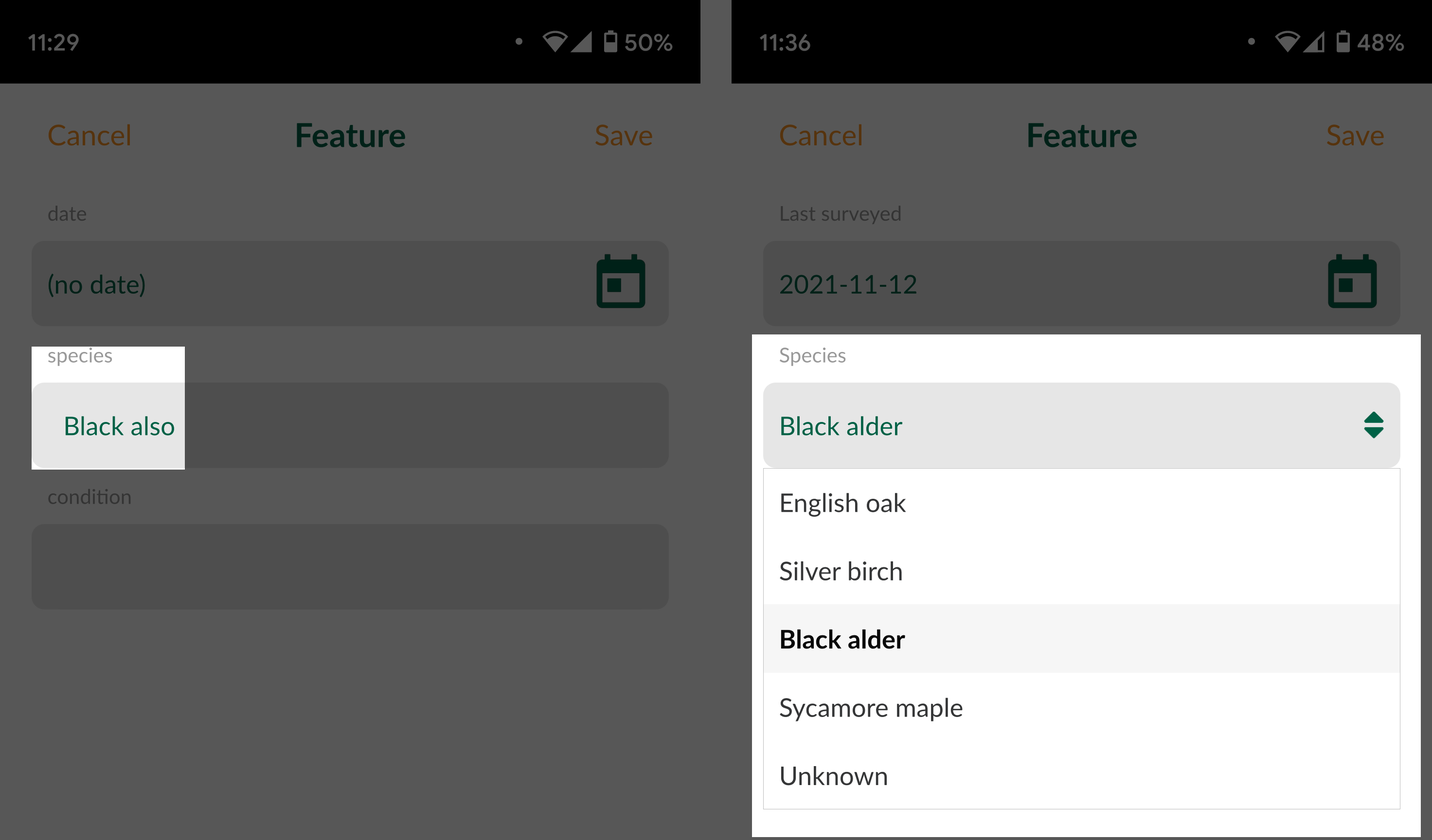
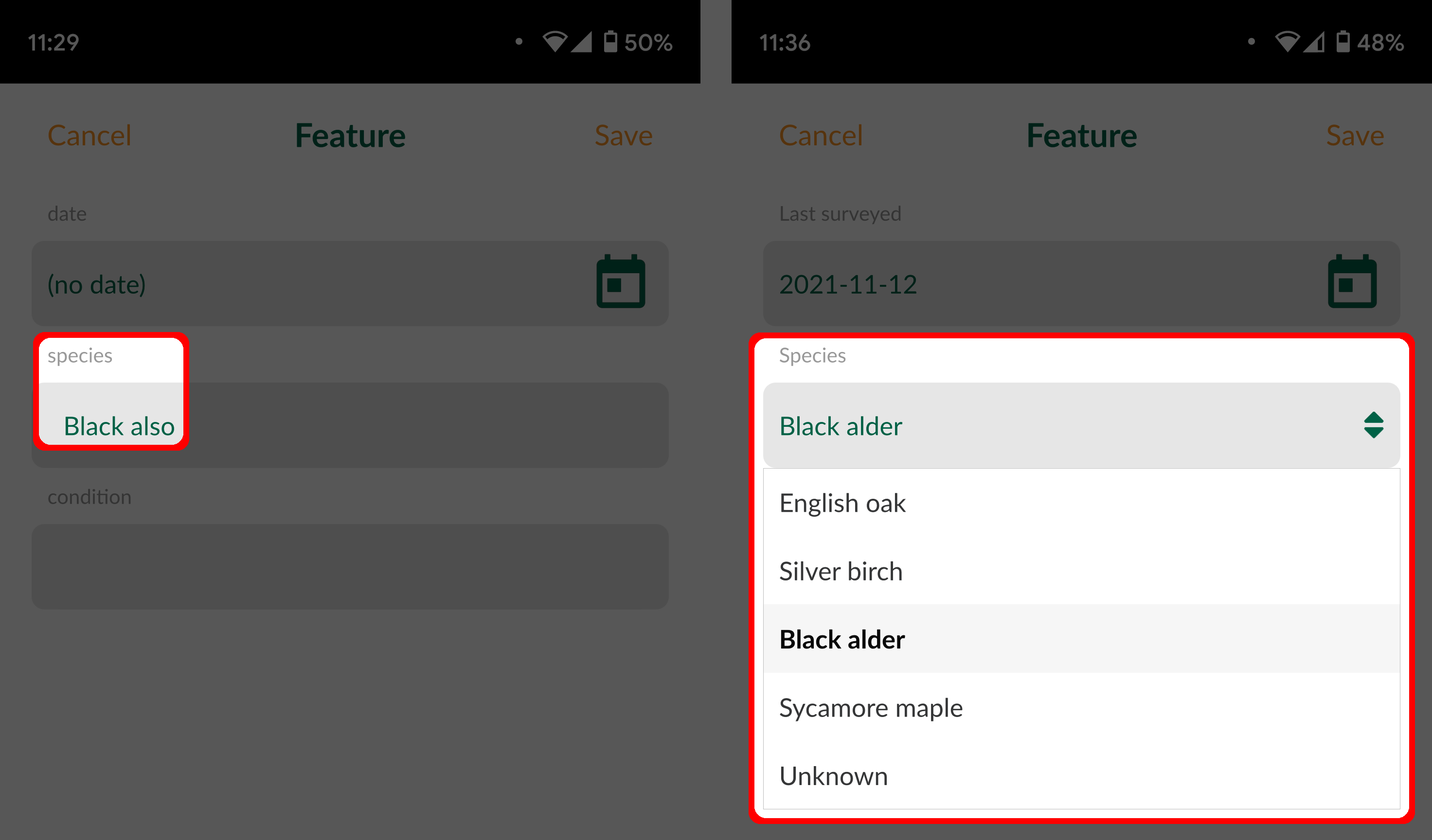
Revision of a layered 1432×840 image; what changed, layer by layer:
added layer "Red" above "Black" over [33, 332, 1415, 825]
painted on "Black" over [31, 334, 1421, 838]
